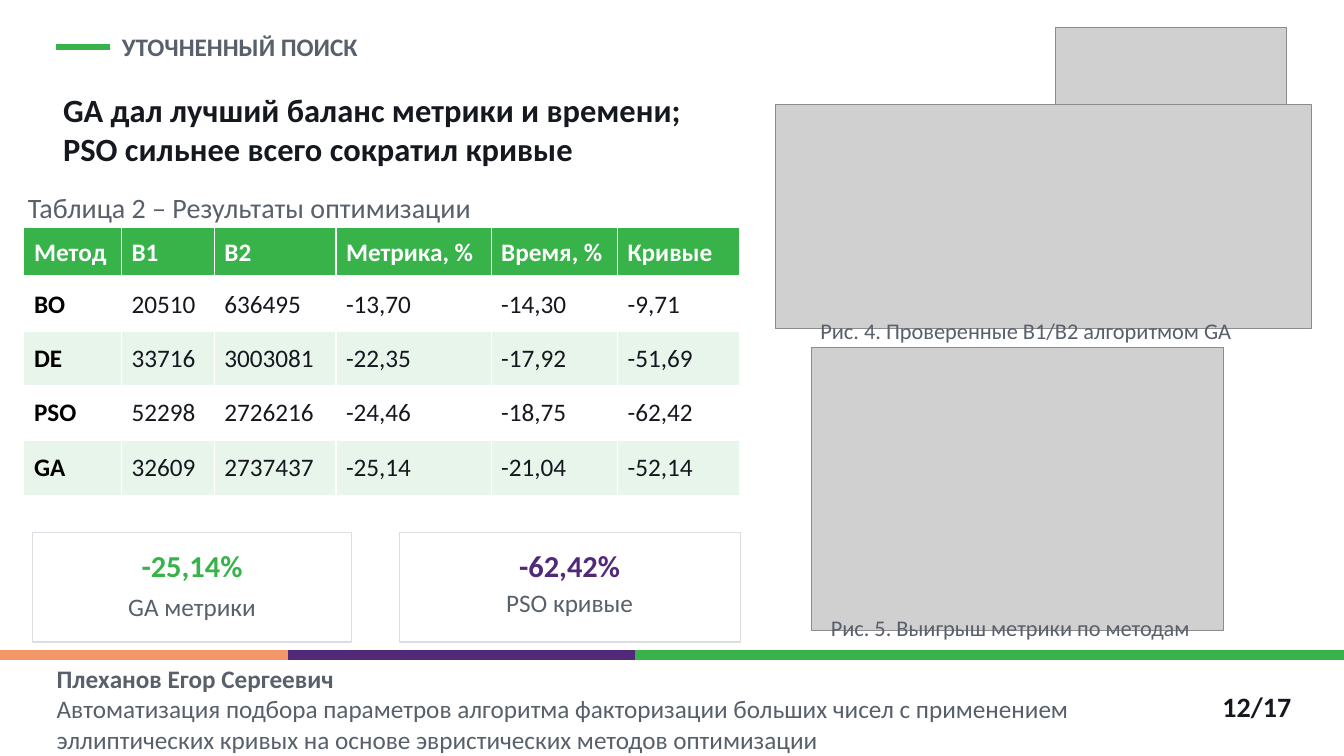
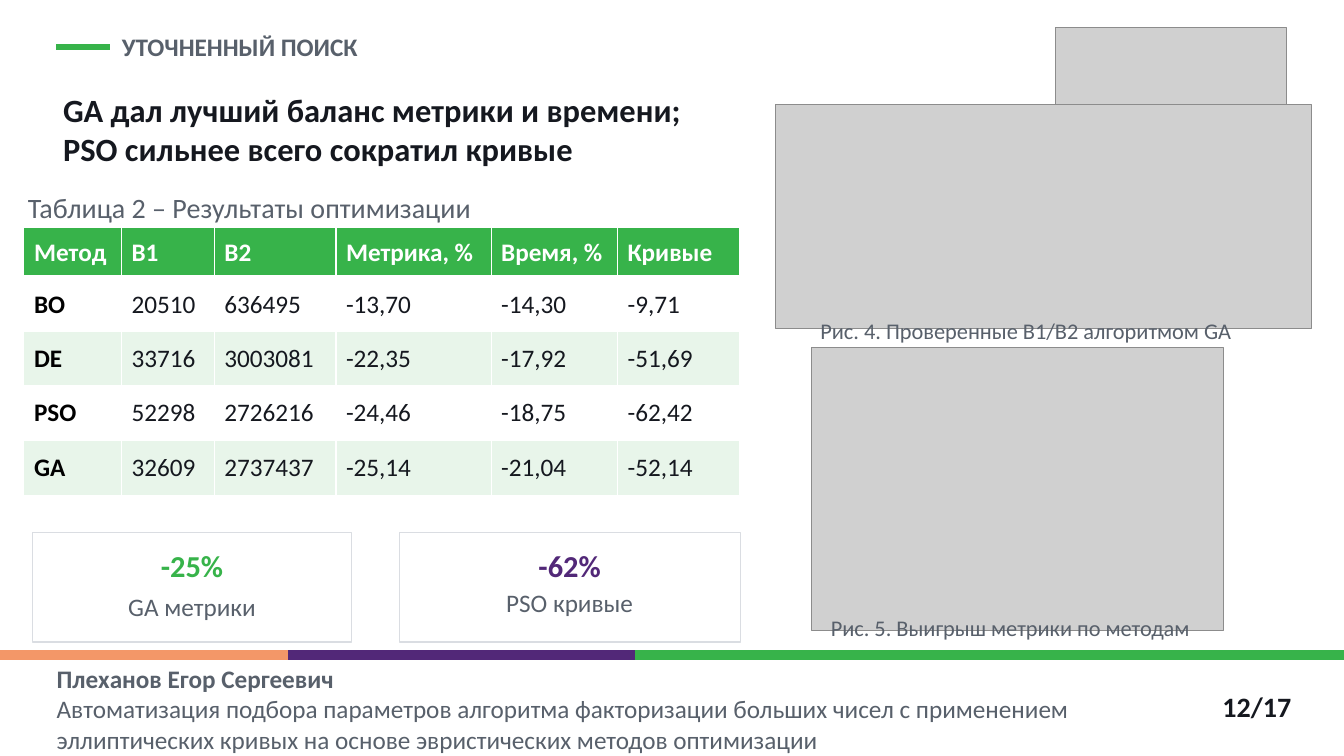
Before and after one commit to EgorPlehanov/ecm-evolutionary-optimization, a slide deck: slide 12 of REPORTS/06_thesis_defense_presentation/Plekhanov_thesis_defense_ECM_parameter_optimization_polytech.pptx. Drawn at 1344x756 pixels with LibreOffice and Linux fonts; fonts in the diff are those of the drawing; grey boxes stand for pictures. Boxes give left, top, right and bottom in pixels: in the first picture for what was removed or moved away, otherwise in the second. Text is boxed around its words. In the diff, an @@ line names an element or a change of style, - is before the commit and + after.

```diff
--- a/REPORTS/06_thesis_defense_presentation/Plekhanov_thesis_defense_ECM_parameter_optimization_polytech.pptx
+++ b/REPORTS/06_thesis_defense_presentation/Plekhanov_thesis_defense_ECM_parameter_optimization_polytech.pptx
@@ text at bbox=[161, 556, 223, 578]: text changed @@
--25,14%
+-25%
@@ text at bbox=[538, 556, 600, 578]: text changed @@
--62,42%
+-62%
```
Also in this commit, not shown: 1 other slide changed, 1 other file.
